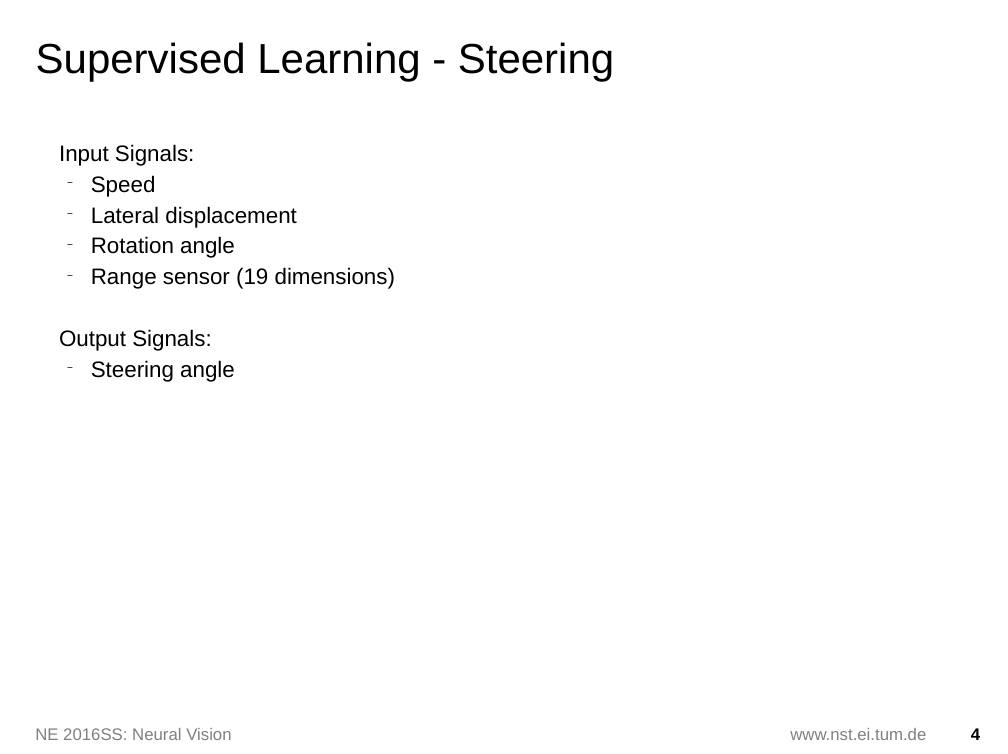
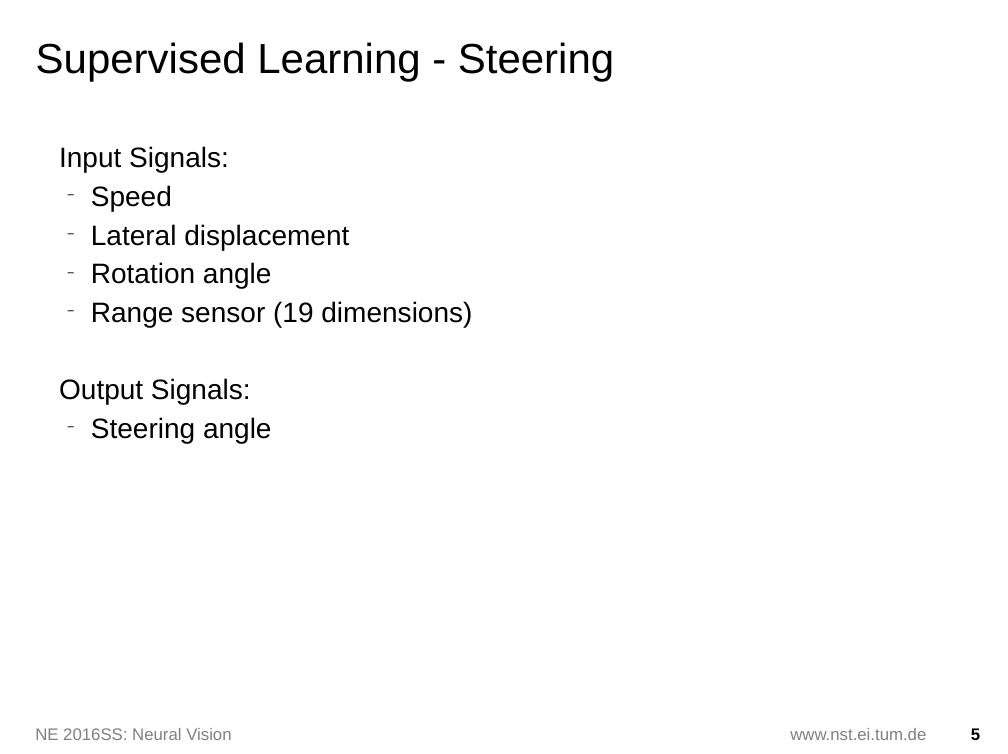
Before and after one commit to nimarb/torcs-autonomous-driving, a slide deck: slide 5 of presi.odp (slide 4 before the commit). Drawn at 1008x754 pixels with LibreOffice and Linux fonts; fonts in the diff are those of the drawing; background and template pictures are left out. Boxes give left, top, right and bottom in pixels: in the first picture for what was removed or moved away, otherwise in the second. Text is boxed around its words. In the diff, an @@ line names an element or a change of style, - is before the commit and + after.

```diff
--- a/presi.odp
+++ b/presi.odp
@@ text "Input Signals:" at <box>59,146,472,443</box>: size 16 to 20 pt @@
@@ page number at <box>971,728,980,740</box>: text changed @@
-4
+5
```
Also in this commit, not shown: 2 other slides changed, 3 slides added, 1 other file.
